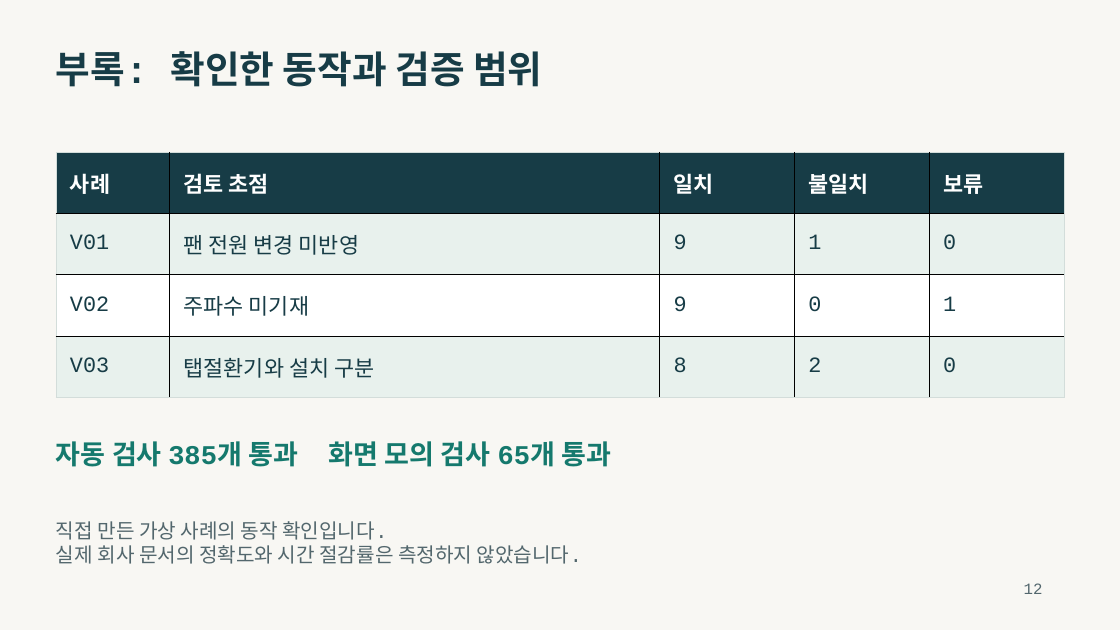
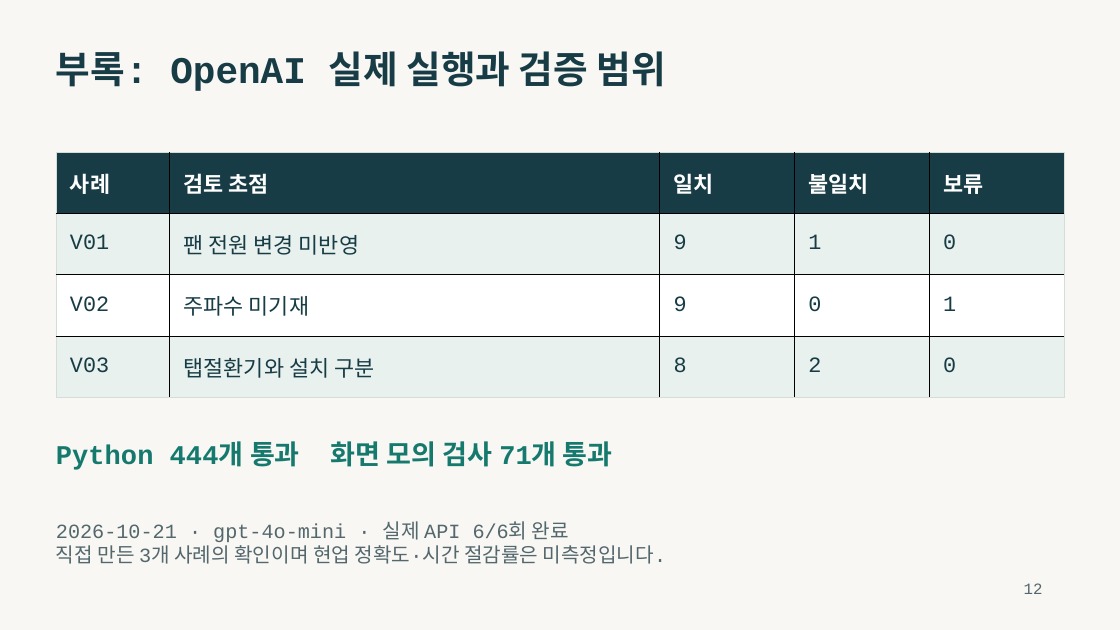
Before and after one commit to seogdo/transformer-spec-review, a slide deck: slide 12 of output/presentations/transformer-spec-review-presentation.pptx. Drawn at 1120x630 pixels with LibreOffice and Linux fonts; fonts in the diff are those of the drawing. Boxes give left, top, right and bottom in pixels: in the first picture for what was removed or moved away, otherwise in the second. Text is boxed around its words. In the diff, an @@ line names an element or a change of style, - is before the commit and + after.

Commit message:
docs: finalize OpenAI validation and presentation

```diff
--- a/output/presentations/transformer-spec-review-presentation.pptx
+++ b/output/presentations/transformer-spec-review-presentation.pptx
@@ text at bbox=[56, 51, 666, 91]: text changed @@
-부록: 확인한 동작과 검증 범위
+부록: OpenAI 실제 실행과 검증 범위
@@ text at bbox=[56, 441, 613, 470]: text changed @@
-자동 검사 385개 통과 화면 모의 검사 65개 통과
+Python 444개 통과 화면 모의 검사 71개 통과
@@ text at bbox=[56, 521, 666, 564]: text changed @@
-직접 만든 가상 사례의 동작 확인입니다.
-실제 회사 문서의 정확도와 시간 절감률은 측정하지 않았습니다.
+2026-10-21 · gpt-4o-mini · 실제 API 6/6회 완료
+직접 만든 3개 사례의 확인이며 현업 정확도·시간 절감률은 미측정입니다.
```
Also in this commit, not shown: 9 other slides changed, 16 other files.
